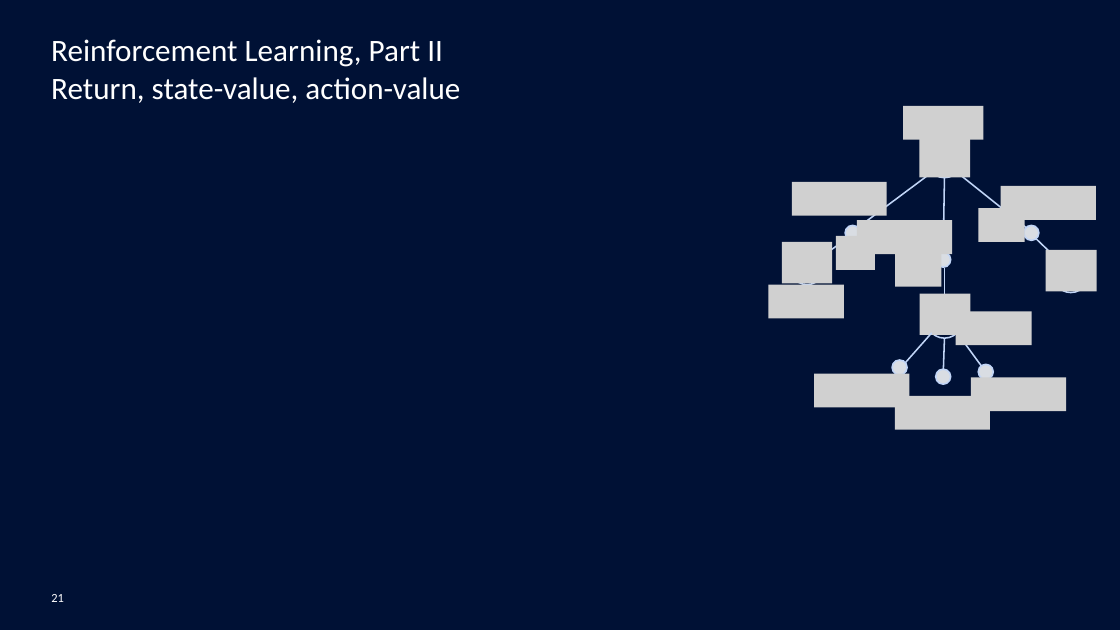
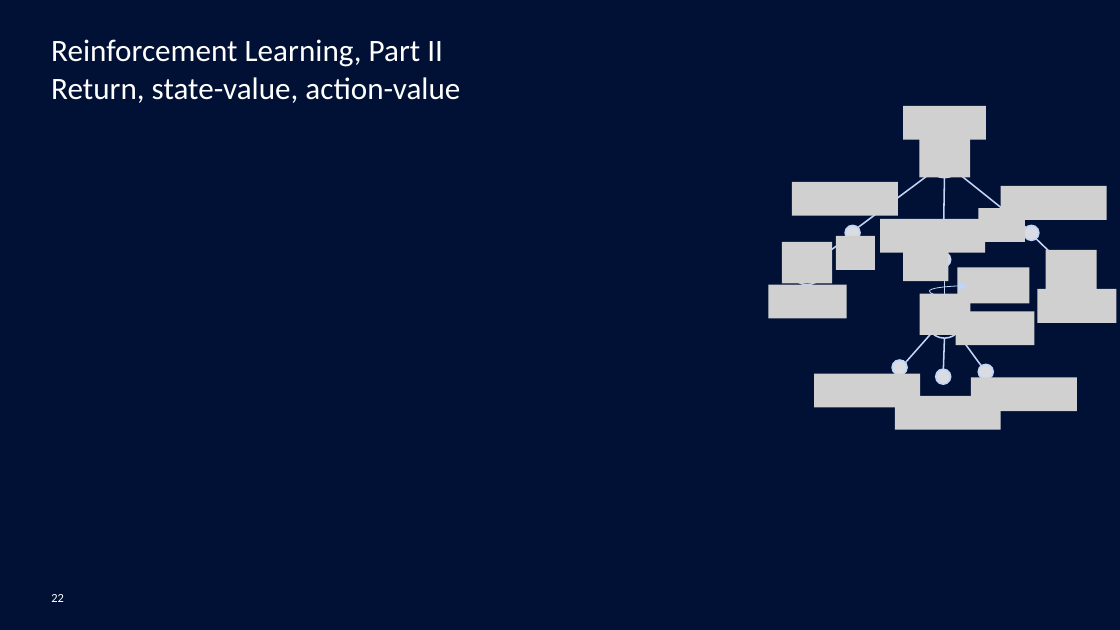
Before and after one commit to mgoutay/ml_course, a slide deck: slide 22 of RL_course.pptx (slide 21 before the commit). Drawn at 1120x630 pixels with LibreOffice and Linux fonts; fonts in the diff are those of the drawing; grey boxes stand for pictures; background and template pictures are left out. Boxes give left, top, right and bottom in pixels: in the first picture for what was removed or moved away, otherwise in the second. Text is boxed around its words. In the diff, an @@ line names an element or a change of style, - is before the commit and + after.

```diff
--- a/RL_course.pptx
+++ b/RL_course.pptx
@@ picture: place and size @@
-picture at <box>792,181,887,215</box>
+picture at <box>792,181,898,215</box>
@@ picture: place and size @@
-picture at <box>1000,186,1095,220</box>
+picture at <box>1000,186,1107,220</box>
@@ picture: place and size @@
-picture at <box>857,221,952,254</box>
+picture at <box>880,218,986,252</box>
@@ picture: place and size @@
-picture at <box>895,253,941,287</box>
+picture at <box>903,248,949,281</box>
@@ picture added at <box>958,268,1029,304</box> @@
@@ curved arrow added from (945, 297) to (968, 286), #C1D5F7 0.5 pt @@
@@ picture added at <box>1037,289,1116,323</box> @@
@@ picture: place and size @@
-picture at <box>814,374,909,408</box>
+picture at <box>814,374,921,408</box>
@@ picture: place and size @@
-picture at <box>971,377,1066,411</box>
+picture at <box>971,377,1077,411</box>
@@ picture: place and size @@
-picture at <box>895,395,990,429</box>
+picture at <box>895,395,1001,429</box>
@@ page number at <box>51,594,64,602</box>: text changed @@
-21
+22
```
Also in this commit, not shown: 11 other slides changed, 1 slide added, 2 other files.
